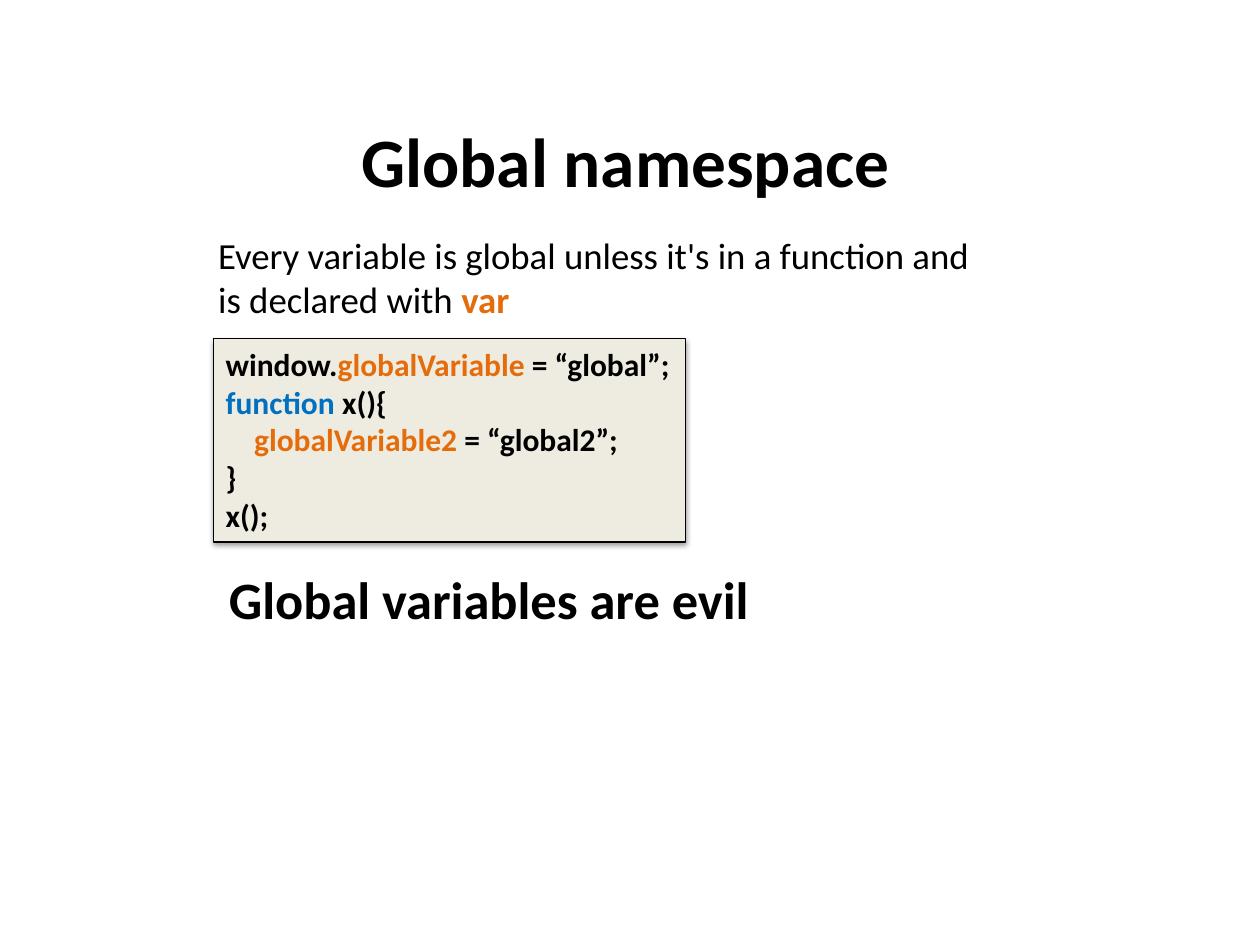
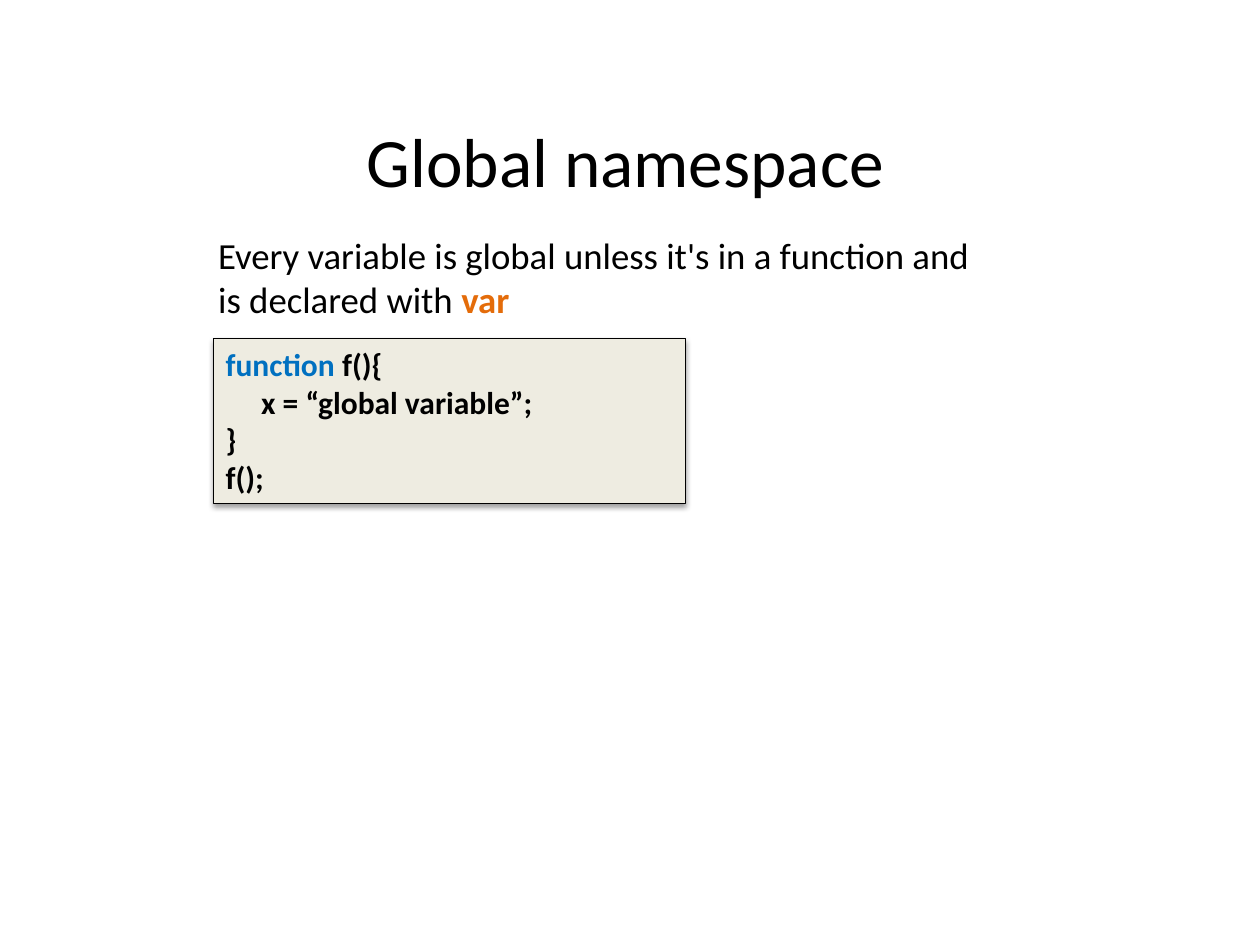
Before and after one commit to dzmitry-varabei/front-end-course, a slide deck: slide 23 of lecture-3-recap-scope/scope.pptx (slide 16 before the commit). Drawn at 1260x945 pixels with LibreOffice and Linux fonts; fonts in the diff are those of the drawing. Boxes give left, top, right and bottom in pixels: in the first picture for what was removed or moved away, otherwise in the second. Text is boxed around its words. In the diff, an @@ line names an element or a change of style, - is before the commit and + after.

```diff
--- a/lecture-3-recap-scope/scope.pptx
+++ b/lecture-3-recap-scope/scope.pptx
@@ title "Global namespace" at [367, 139, 884, 199]: bold off @@
@@ rectangle "function f(){": place and size @@
-rectangle "function f(){" at [213, 339, 685, 543]
+rectangle "function f(){" at [213, 339, 685, 504]
@@ text in rectangle at [226, 353, 532, 420]: text changed @@
-window.globalVariable = “global”;
-function x(){
-globalVariable2 = “global2”;
+function f(){
+x = “global variable”;
@@ text in rectangle at [226, 466, 264, 494]: text changed @@
-x();
+f();
@@ text removed at [229, 582, 749, 620] @@
-Global variables are evil
```
Also in this commit, not shown: 3 other slides changed, 10 slides added, 13 slides removed, 3 other files.
